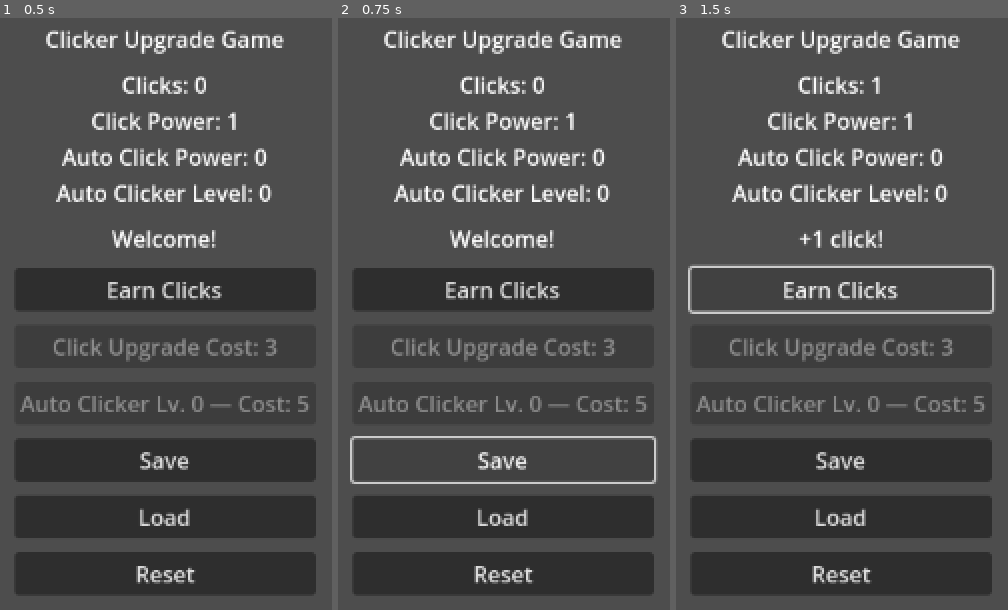
Above: before the commit, frames 1-3 (left to right).
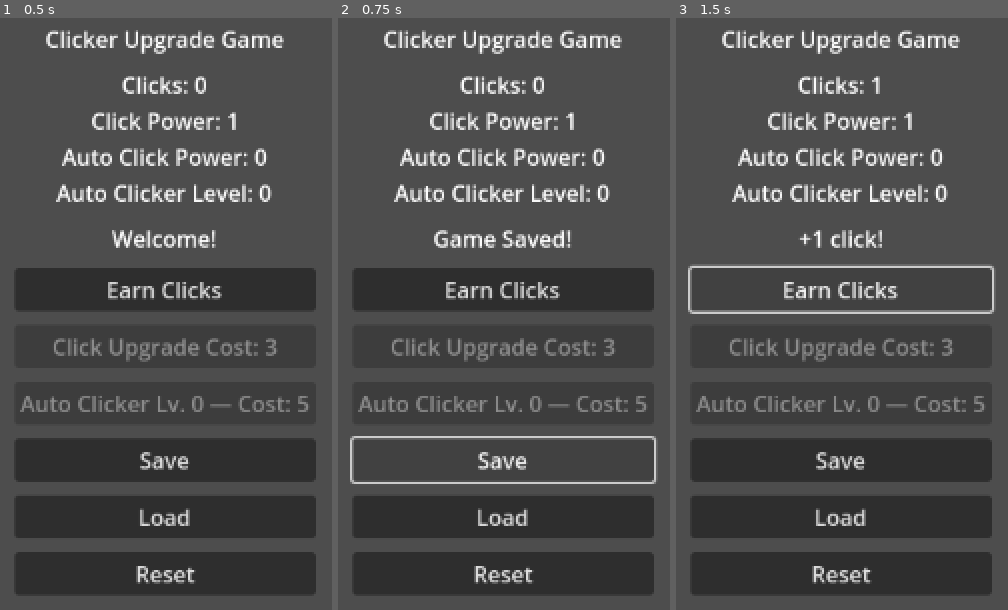
Above: after the commit, the same moments.

Repository: fehudma/godot_projects
Game: Godot game, scene res://Scenes/main.tscn
The game is run twice, just before and just after one commit, with the same random seed, the same clock (stepped at 60 frames per second) and the same inputs.
Inputs:
- Up to frame 1 (0.5 s): no input
- Up to frame 2 (0.75 s): click "Save" at 0.5 s
- Up to frame 3 (1.5 s): click "Earn Clicks" at 1.25 s

Frame 1 is identical in both runs. In frame 2, 0.7% of the frame differs, in the area x 28-70%, y 35-39%; in frame 3, nothing differs.

Commit message:
on click save button message text

Diff:
--- a/Scripts/main.gd
+++ b/Scripts/main.gd
@@ -121,8 +121,10 @@
 	var json_text: String = JSON.stringify(save_data)
 	var save_file: FileAccess = FileAccess.open(SAVE_FILE_PATH, FileAccess.WRITE)
 	save_file.store_string(json_text)
+	message_label.text = "Game Saved!"
 	print("save_data: " + str(save_data))
 	print("json_text: " + str(json_text))
+
 
 func _on_load_button_pressed() -> void:
 	pass # Replace with function body.
